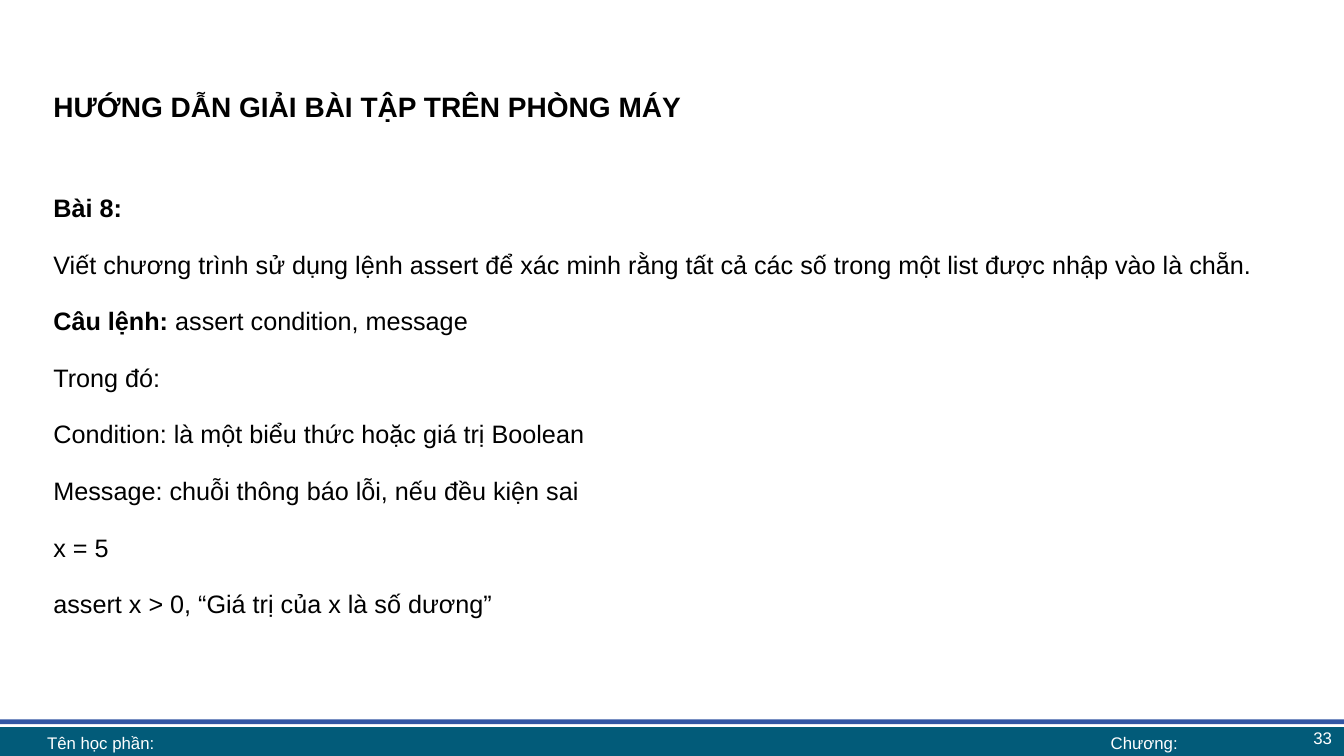
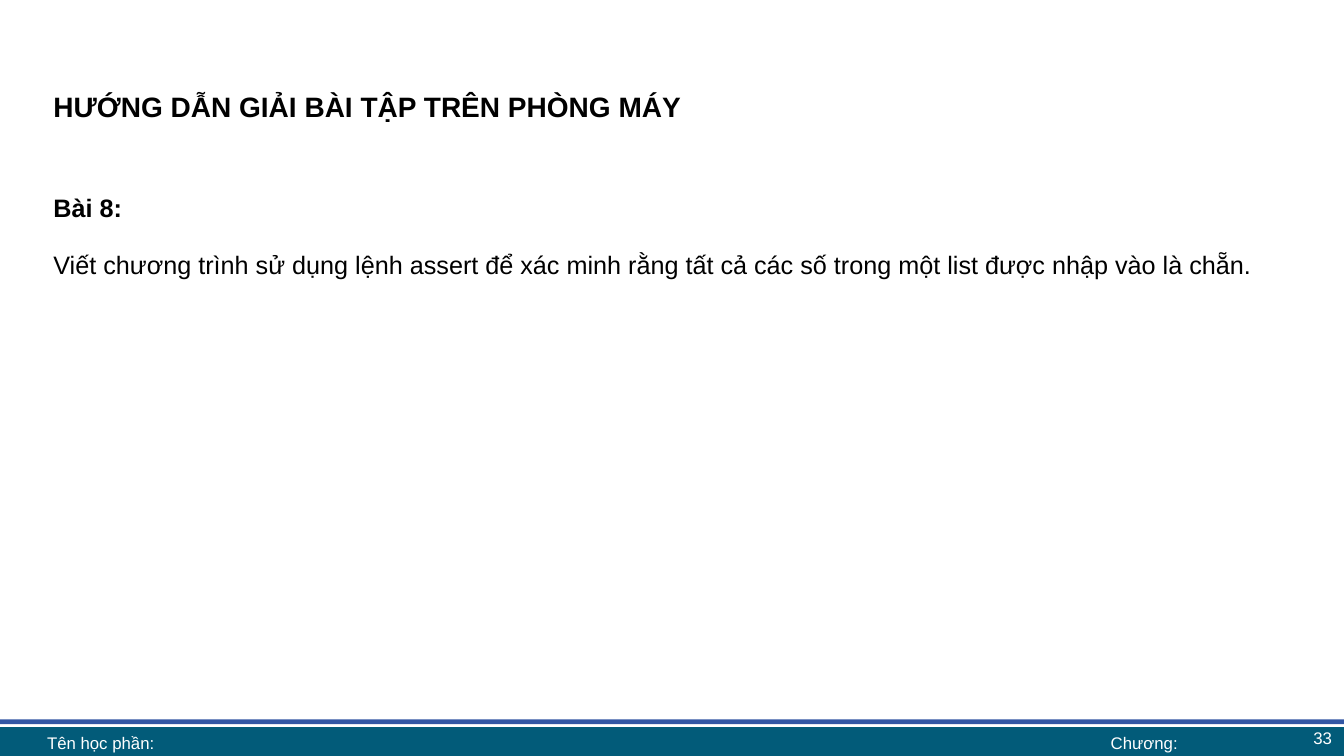
Before and after one commit to lhaaaaa/17A2-Ca-sang, a slide deck: slide 33 of Lab 6 + 7/Lab 6 bài giảng.pptx. Drawn at 1344x756 pixels with LibreOffice and Linux fonts; fonts in the diff are those of the drawing; background and template pictures are left out. Boxes give left, top, right and bottom in pixels: in the first picture for what was removed or moved away, otherwise in the second. Text is boxed around its words. In the diff, an @@ line names an element or a change of style, - is before the commit and + after.

```diff
--- a/Lab 6 + 7/Lab 6 bài giảng.pptx
+++ b/Lab 6 + 7/Lab 6 bài giảng.pptx
@@ text at (53,311,584,619): paragraphs removed @@
-Câu lệnh: assert condition, message
-Trong đó:
-Condition: là một biểu thức hoặc giá trị Boolean
-Message: chuỗi thông báo lỗi, nếu đều kiện sai
-x = 5
-assert x > 0, “Giá trị của x là số dương”
```
Also in this commit, not shown: 9 other slides changed, 1 other file.
